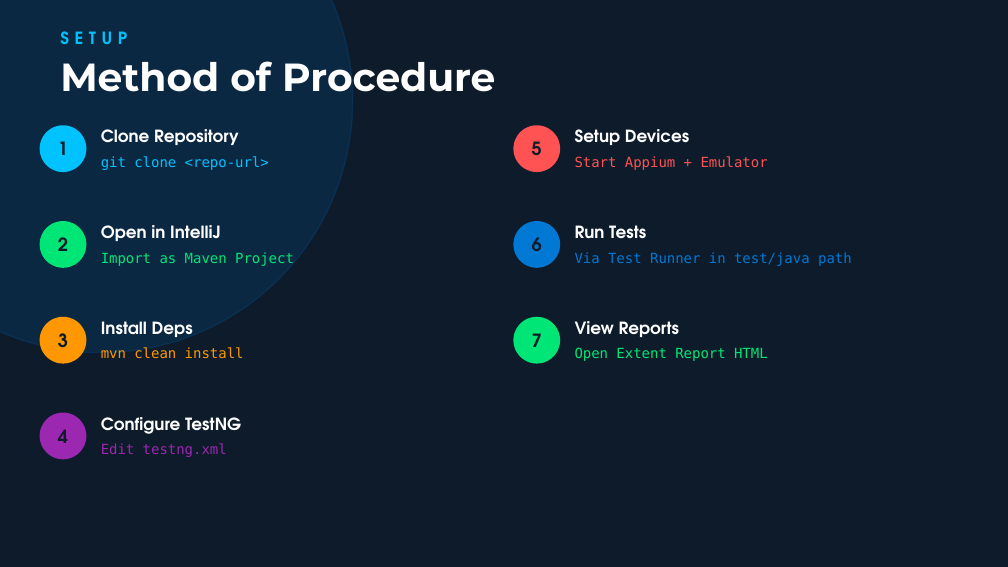
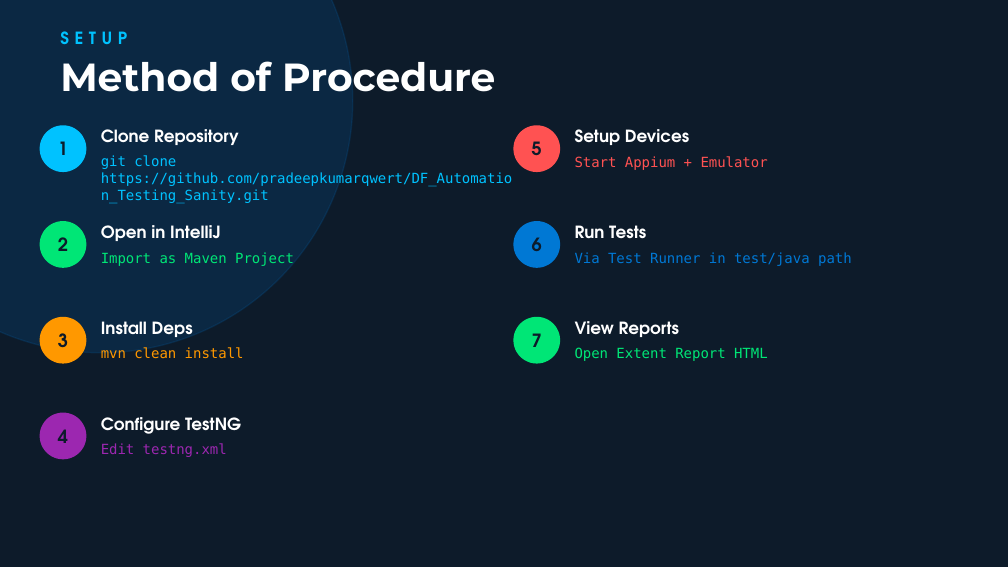
Before and after one commit to pradeepkumarqwert/DF_Automation_Testing_Sanity, a slide deck: slide 8 of Documentations/Sanity pack set up AutomationFramework.pptx. Drawn at 1008x567 pixels with LibreOffice and Linux fonts; fonts in the diff are those of the drawing; background and template pictures are left out. Boxes give left, top, right and bottom in pixels: in the first picture for what was removed or moved away, otherwise in the second. Text is boxed around its words. In the diff, an @@ line names an element or a change of style, - is before the commit and + after.

Commit message:
updated docs

```diff
--- a/Documentations/Sanity pack set up AutomationFramework.pptx
+++ b/Documentations/Sanity pack set up AutomationFramework.pptx
@@ text at bbox=[101, 155, 513, 203]: text changed @@
-git clone <repo-url>
+git clone https://github.com/pradeepkumarqwert/DF_Automation_Testing_Sanity.git
```
